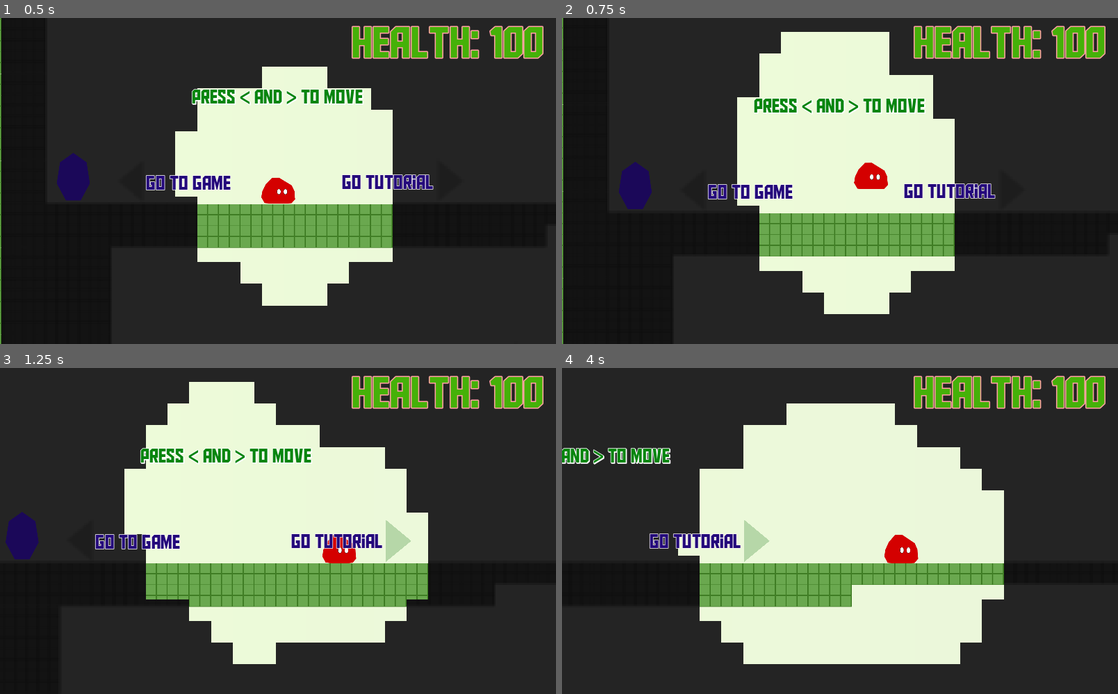
Above: before the commit, frames 1-4 (two rows, left to right).
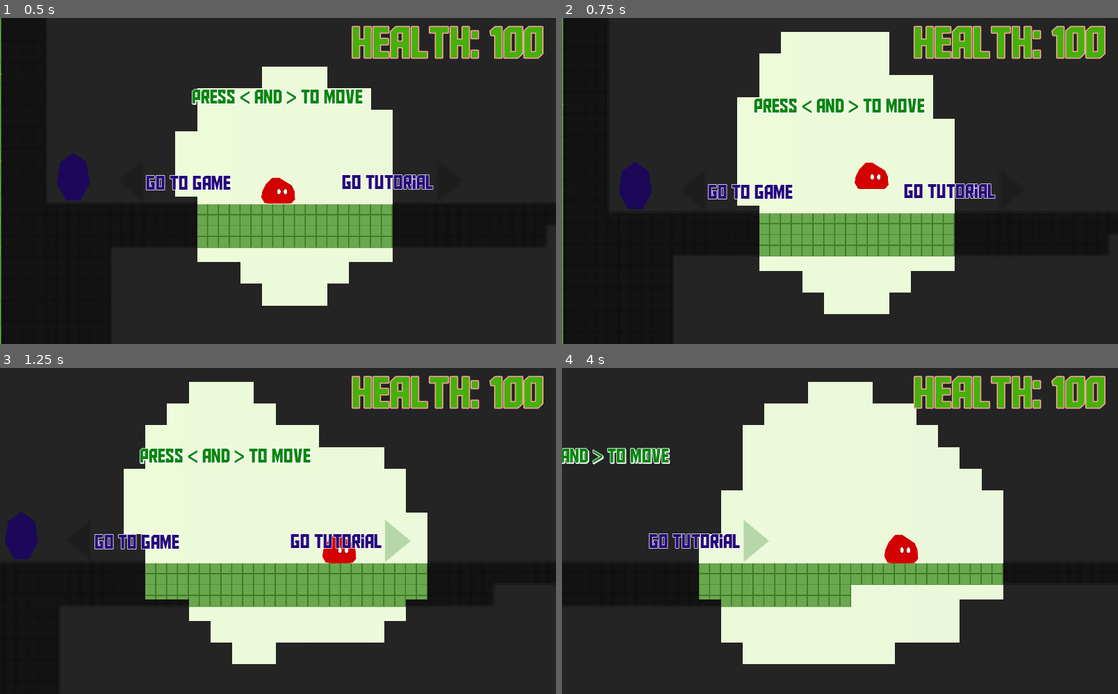
Above: after the commit, the same moments.

Repository: glitchcore/comfort
Game: Godot game, scene res://Scenes/BaseLevel.tscn
Two runs of this game, one before a commit and one after it. Both use one fixed random seed, a clock stepped at 60 frames per second and the inputs below.
Inputs:
- Up to frame 1 (0.5 s): no input
- Up to frame 2 (0.75 s): tap Space (jump) at 0.5 s; hold Right (ui_right) from 0.53 s (still down)
- Up to frame 3 (1.25 s): keep holding Right (ui_right); tap Space (jump) at 0.77 s
- Up to frame 4 (4 s): tap Space (jump) at 1.25, 1.52, 2, 2.75, 3.02, 3.5, 3.77 s; release Right (ui_right) at 2.03 s; hold Left (ui_left) 2.03-2.78 s; hold Right (ui_right) from 2.78 s (still down)

Frame 1 is identical in both runs. In frame 2, less than 0.1% of the frame differs, in the area x 52-59%, y 44-53%; in frame 3, 2.0%; in frame 4, 5.7%, in the area x 0-80%, y 4-91%.

Commit message:
tune game

Diff:
--- a/Actors/Player.gd
+++ b/Actors/Player.gd
@@ -5,7 +5,7 @@
 var velocity = Vector2.ZERO
 
 export var gravity = 5000
-export var acceleration = 8000
+export var acceleration = 10000
 
 var comfort_amount = 1.0
 var target_comfort_amount = 1.0
@@ -99,7 +99,7 @@
 
 func _on_Killed() -> void:
 	$ComfortMusic.volume_db = -80
-	$NonComfortMusic.volume_db = 10
+	$NonComfortMusic.volume_db = 0
 
 func _on_Win():
 	$ComfortMusic.volume_db = 0
--- a/Autoload/Store.gd
+++ b/Autoload/Store.gd
@@ -20,13 +20,13 @@
 const HP_MAX = 100
 const BAD_ZONE_DAMAGE = 2
 const GOOD_ZONE_DAMAGE = -1
-const ENEMY_DAMAGE_LEVEL = 50
-const ZONE_HP_THRESHOLD = 20
+const ENEMY_DAMAGE_LEVEL = 33
+const ZONE_HP_THRESHOLD = 35
 
 # game globals
 export var space_speed = 2
 export var space_threshold = 700
-export var player_speed = 1000
+export var player_speed = 700
 export var player_comfort_speed = 300
 export var jump_amount = 2000
 
Not shown, changed: docs/index.html
Not shown, changed: docs/index.pck
